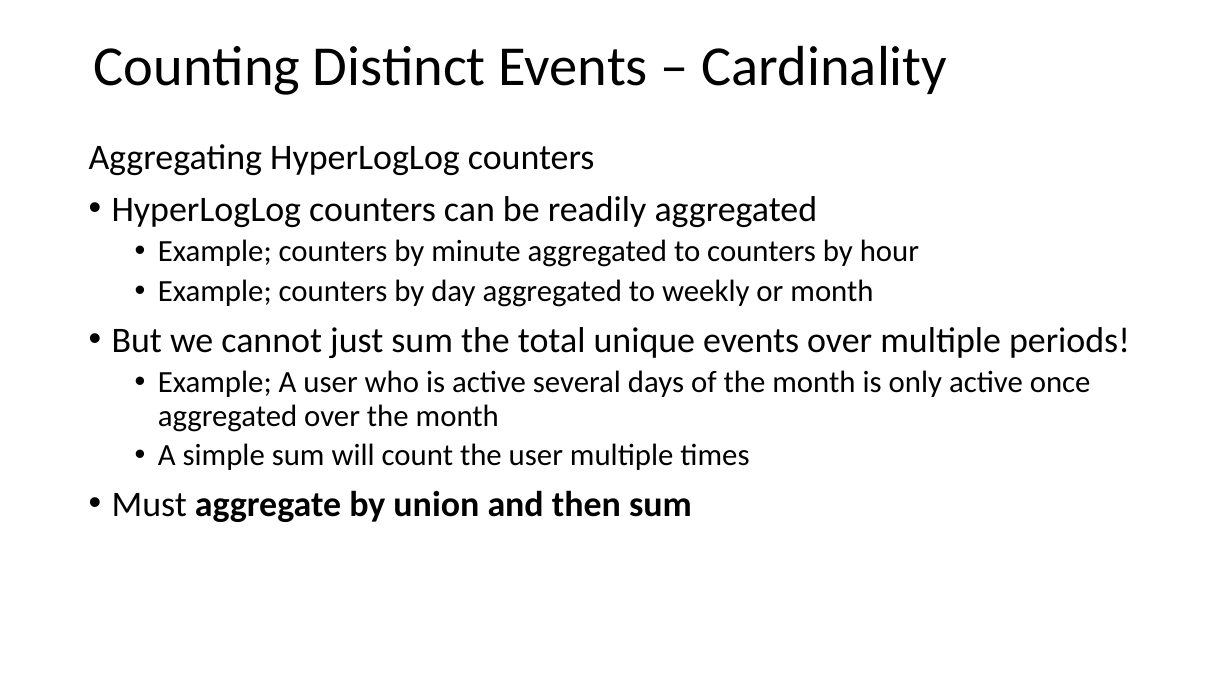
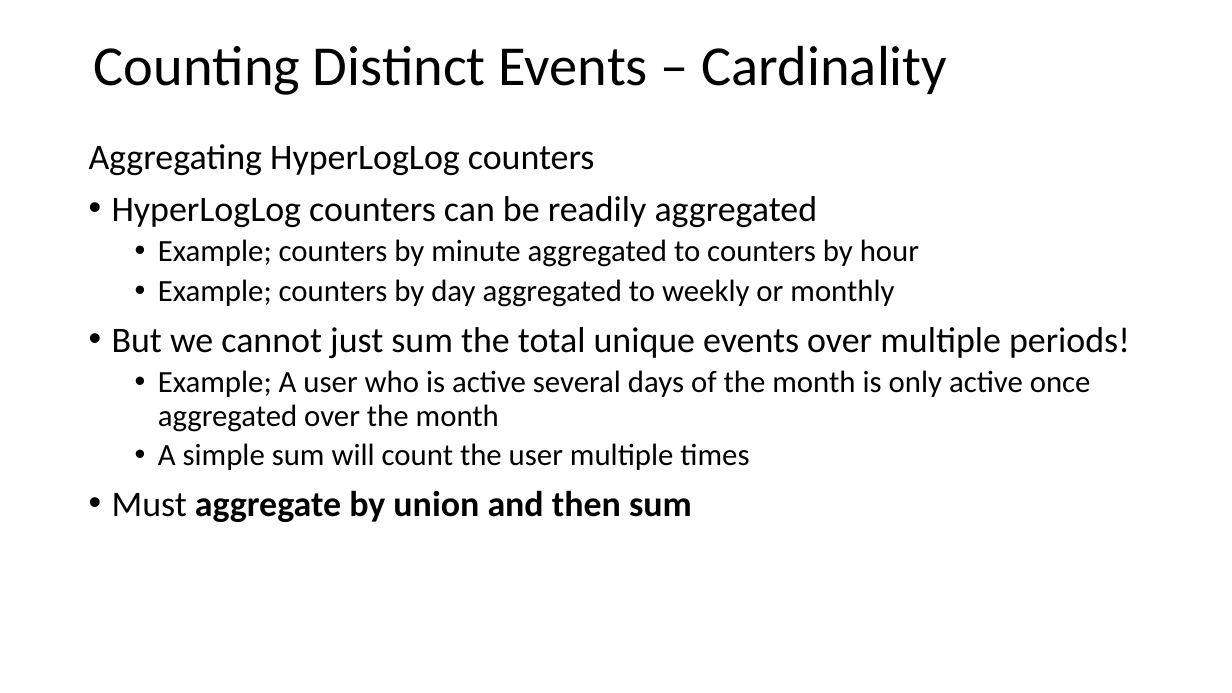
Before and after one commit to tenevian/Harvard-SSP-Data-Mining, a slide deck: slide 96 of slides/3_StreamingAnalytics.pptx (slide 94 before the commit). Drawn at 1232x693 pixels with LibreOffice and Linux fonts; fonts in the diff are those of the drawing. Boxes give left, top, right and bottom in pixels: in the first picture for what was removed or moved away, otherwise in the second. Text is boxed around its words. In the diff, an @@ line names an element or a change of style, - is before the commit and + after.

```diff
--- a/slides/3_StreamingAnalytics.pptx
+++ b/slides/3_StreamingAnalytics.pptx
@@ text at <box>158,279,894,307</box>: text changed @@
-  • Example; counters by day aggregated to weekly or month
+  • Example; counters by day aggregated to weekly or monthly
```
Also in this commit, not shown: 9 other slides changed, 2 slides added.
